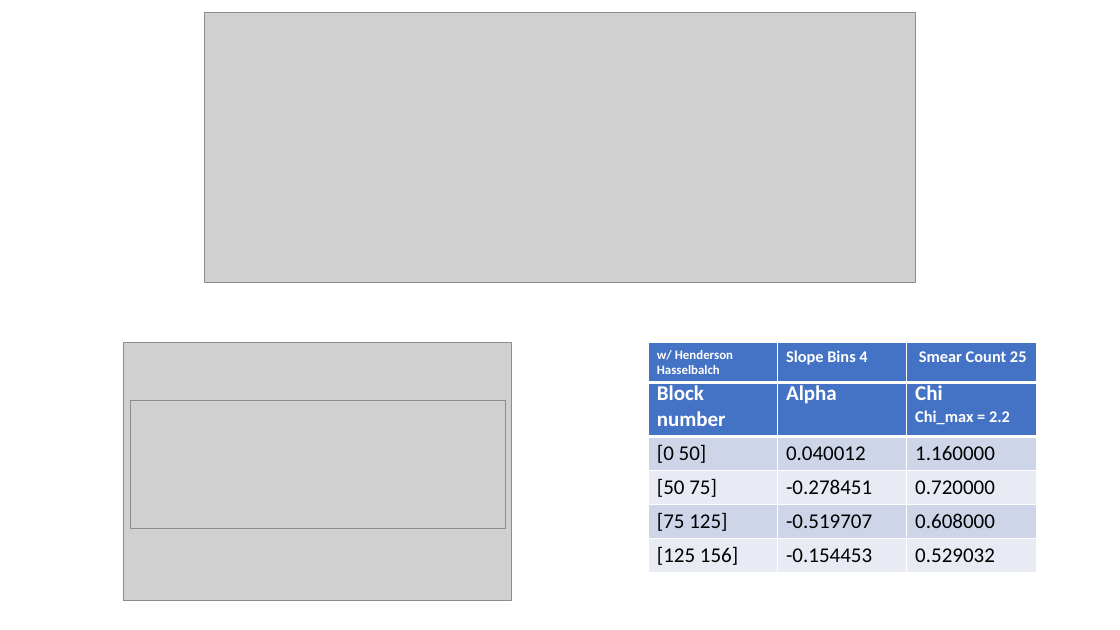
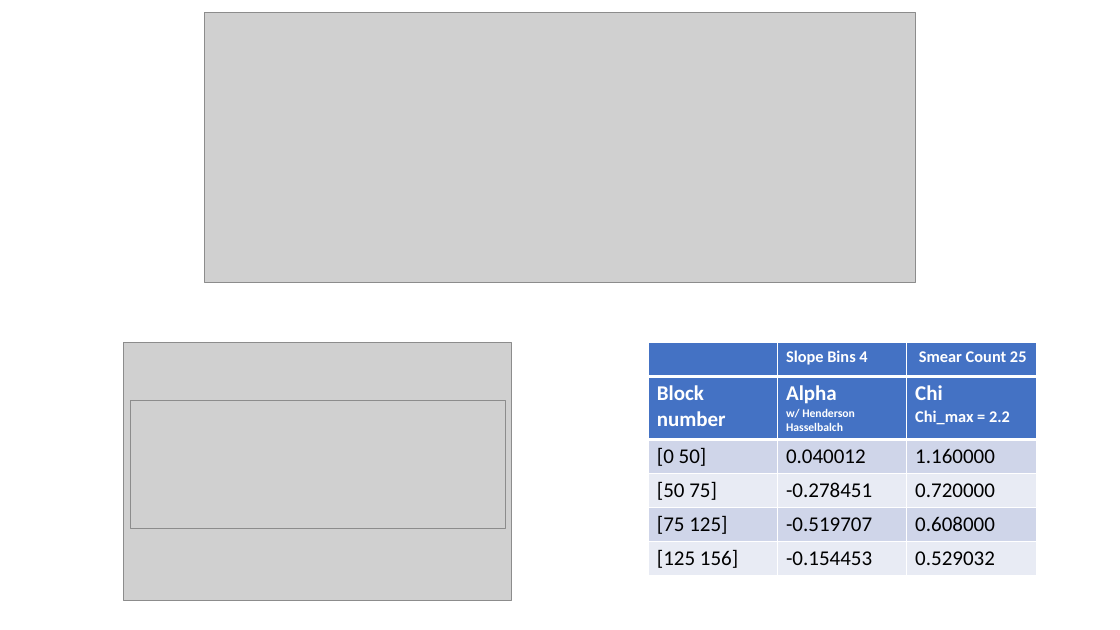
Before and after one commit to tyokokur/presentations, a slide deck: slide 2 of NLH.pptx. Drawn at 1120x630 pixels with LibreOffice and Linux fonts; fonts in the diff are those of the drawing; grey boxes stand for pictures. Boxes give left, top, right and bottom in pixels: in the first picture for what was removed or moved away, otherwise in the second. Text is boxed around its words. In the diff, an @@ line names an element or a change of style, - is before the commit and + after.

```diff
--- a/NLH.pptx
+++ b/NLH.pptx
@@ table at (x1=649, y1=343, x2=1037, y2=377) @@
-row 1, column 1: w/ Henderson Hasselbalch
+row 1, column 1: 
@@ table at (x1=649, y1=376, x2=1037, y2=574) @@
-row 1, column 2: Alpha
+row 1, column 2: Alpha / w/ Henderson Hasselbalch
```
Also in this commit, not shown: 1 other slide changed.
